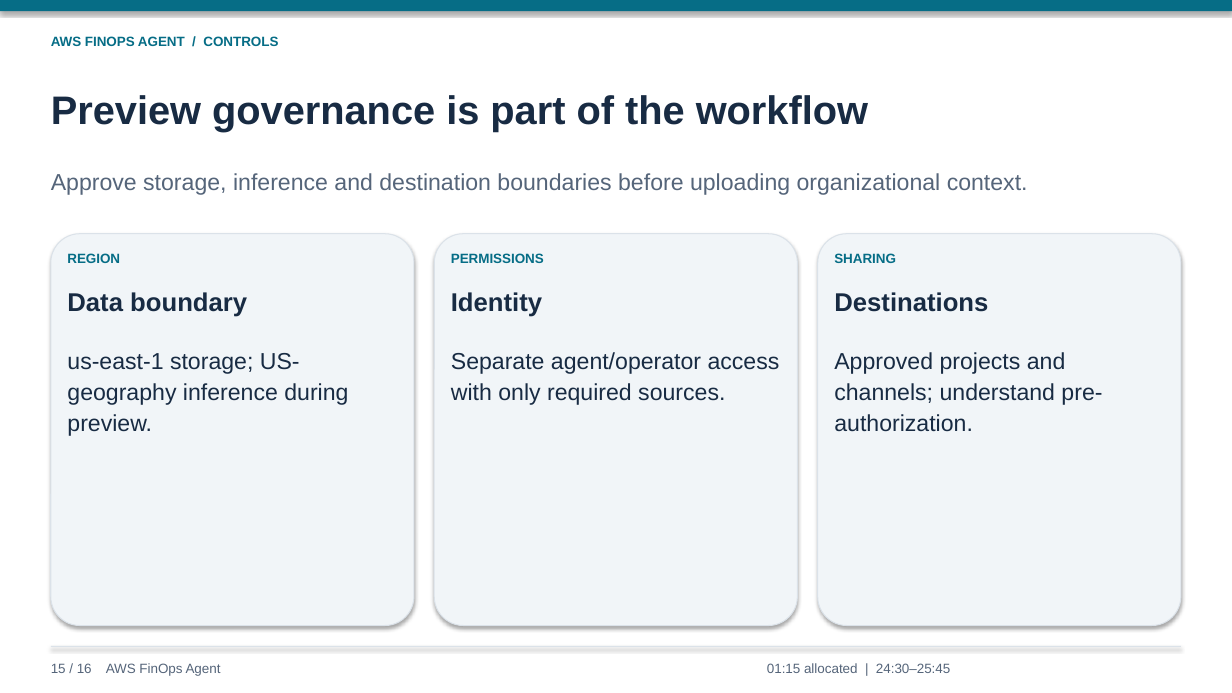
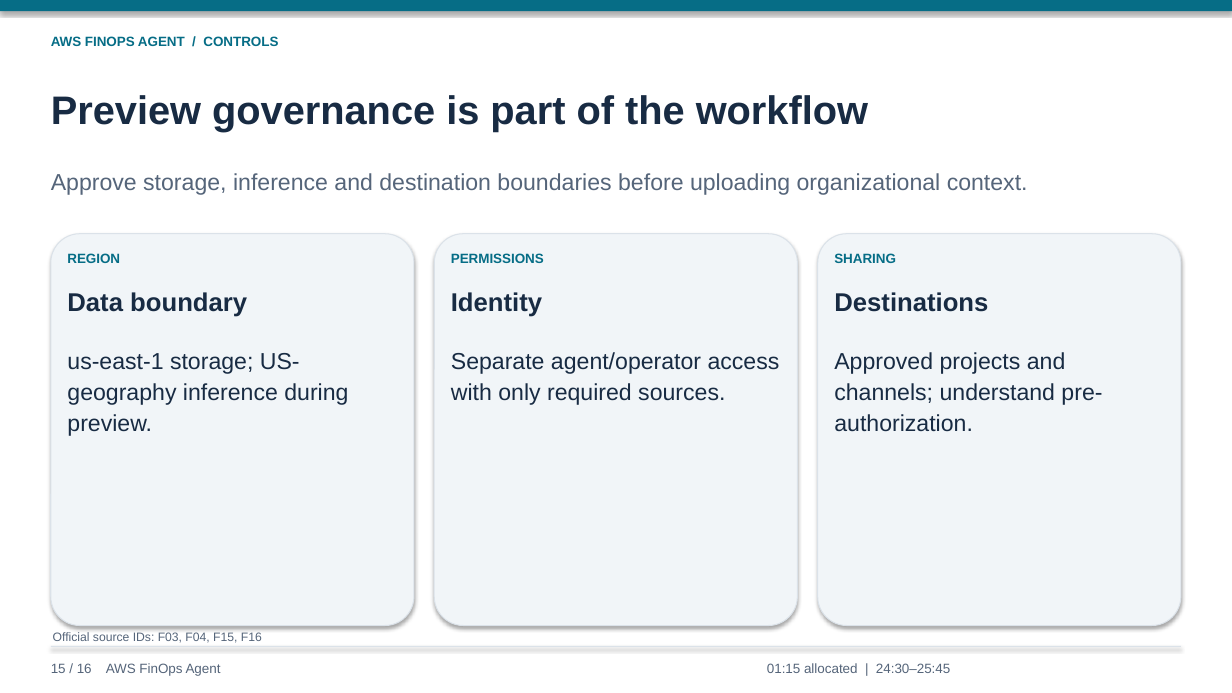
Before and after one commit to lyrel-dev/frontier-agents, a slide deck: slide 15 of presentations/aws-finops-agent-presentation.pptx. Drawn at 1232x693 pixels with LibreOffice and Linux fonts; fonts in the diff are those of the drawing. Boxes give left, top, right and bottom in pixels: in the first picture for what was removed or moved away, otherwise in the second. Text is boxed around its words. In the diff, an @@ line names an element or a change of style, - is before the commit and + after.

```diff
--- a/presentations/aws-finops-agent-presentation.pptx
+++ b/presentations/aws-finops-agent-presentation.pptx
@@ text added at bbox=[53, 632, 262, 643], 9.5 pt, text #55657A @@
+Official source IDs: F03, F04, F15, F16
```
Also in this commit, not shown: 15 other slides changed, 13 slides added.
